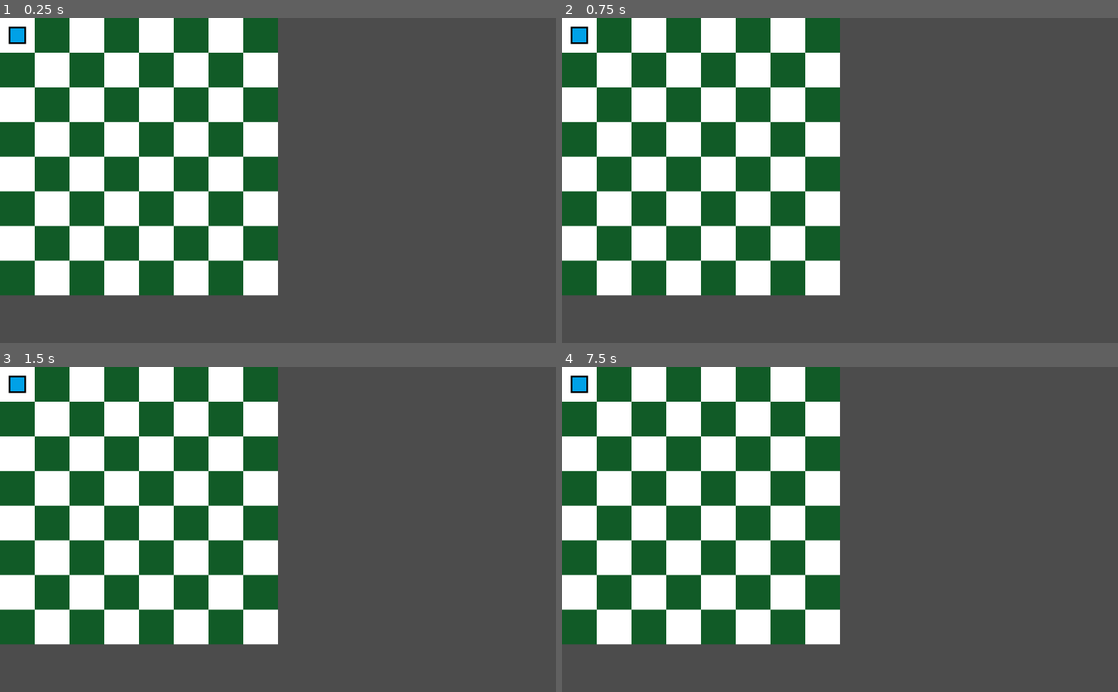
Above: before the commit, frames 1-4 (two rows, left to right).
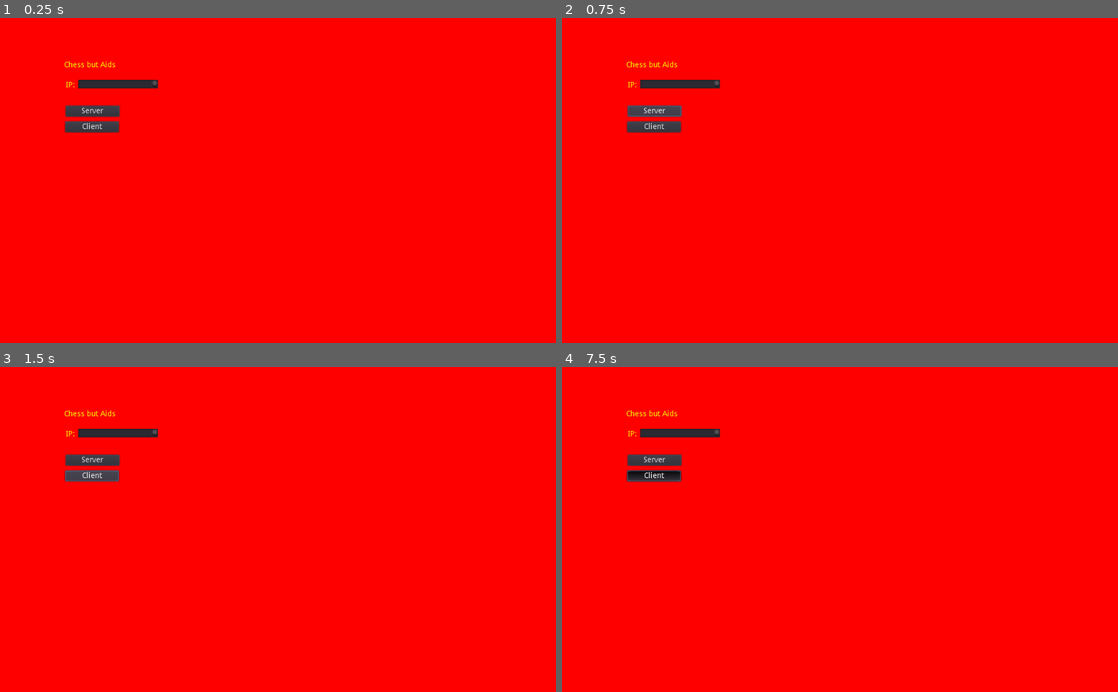
Above: after the commit, the same moments.

Repository: Dominik1409/CBA
Game: Godot game, scene res://Scenes/Menu.tscn
The game is run twice, just before and just after one commit, with the same random seed, the same clock (stepped at 60 frames per second) and the same inputs. Before the commit the project starts from res://Scenes/Board.tscn.
Inputs (mouse positions are in pixels of both pictures, inside the frame that each line leads up to):
- Up to frame 1 (0.25 s): no input
- Up to frame 2 (0.75 s): click (656, 112) at 0.5 s, where only the run after the commit has a clickable "Server"
- Up to frame 3 (1.5 s): click (94, 477) at 1.25 s, where only the run after the commit has a clickable "Client"
- Up to frame 4 (7.5 s): click (656, 477) at 2 s, where only the run after the commit has a clickable "Client"; click (656, 477) at 2.75 s, where only the run after the commit has a clickable "Client"; tap Enter at 3.5, 5, 6.5 s; move the mouse to (962, 513) at 3.52 s; click (962, 513) at 3.67 s; tap Space at 4.25, 5.75, 7.25 s; move the mouse to (728, 545) at 4.27 s; click (728, 545) at 4.42 s; move the mouse to (895, 458) at 5.02 s; click (895, 458) at 5.17 s; move the mouse to (812, 594) at 5.77 s; click (812, 594) at 5.92 s; move the mouse to (1006, 578) at 6.52 s; click (1006, 578) at 6.67 s; move the mouse to (673, 480) at 7.27 s; click (673, 480) at 7.42 s

The runs differ from the first frame. In frame 1, 100% of the frame differs, in the area x 0-100%, y 0-100%; in frame 2, 100%; in frame 3, 100%; in frame 4, 100%.
Error after the commit: Parse Error: Variable "IP" shadows a native class. (res://Scenes/Menu.gd:5)

Commit message:
Add files via upload
-Added Menu
-Added Network Connect
-Board now resizes to fit size

Diff:
--- a/chess but aids/Scenes/Board.gd
+++ b/chess but aids/Scenes/Board.gd
@@ -1,9 +1,9 @@
 extends Sprite
 
-var Size = 64
+var Size = 32
 
-var OffsetX = -16
-var OffsetY = -16
+var OffsetX = + Size * 0.5
+var OffsetY = + Size * 0.5
 
 var Test_Piece = preload("res://Scenes/Piece_test.tscn")
 
@@ -19,6 +19,8 @@
 
 	var Current
 
+	var ScalingFactor = Size / 32
+
 	for x in range(8):
 		for y in range(8):
 			if (x % 2 == 0 and y % 2 == 0) or (x % 2 != 0 and y % 2 != 0):
@@ -26,40 +28,9 @@
 			else:
 				Current = Sprites[1].instance()
 			Current.position = Vector2(Size + OffsetX + x*Size,Size + OffsetY + y*Size)
+			Current.set_scale(Vector2(ScalingFactor,ScalingFactor))
 			self.add_child(Current)
 			Squares.append(Current)
 
 	var TP = Test_Piece.instance()
 	add_child(TP)
-
-func CreateBoardSprites():
-	var Sprites = []
-
-	var BlackImage = Image.new()
-	var WhiteImage = Image.new()
-
-	BlackImage.create(Size,Size,false,Image.FORMAT_RGBA8)
-	WhiteImage.create(Size,Size,false,Image.FORMAT_RGBA8)
-
-	BlackImage.lock()
-	BlackImage.fill(Color.darkgray)
-	BlackImage.unlock()
-
-	WhiteImage.lock()
-	WhiteImage.fill(Color.white)
-	WhiteImage.unlock()
-
-	var BlackTexture = ImageTexture.new()
-	var WhiteTexture = ImageTexture.new()
-
-	BlackTexture.create_from_image(BlackImage,0)
-	WhiteTexture.create_from_image(WhiteImage,0)
-
-	var BlackSprite = Sprite.new()
-	BlackSprite.texture = BlackTexture
-
-	var WhiteSprite = Sprite.new()
-	WhiteSprite.texture = WhiteTexture
-	Sprites.append(WhiteSprite)
-	Sprites.append(BlackSprite)
-	pass
--- a/chess but aids/Scenes/Board.tscn
+++ b/chess but aids/Scenes/Board.tscn
@@ -10,3 +10,10 @@
 
 [node name="Board" type="Sprite" parent="."]
 script = ExtResource( 1 )
+
+[node name="Button" type="Button" parent="."]
+margin_left = 879.814
+margin_top = 69.9143
+margin_right = 921.814
+margin_bottom = 89.9143
+text = "Back"
--- /dev/null
+++ b/chess but aids/Scenes/Menu.gd
@@ -0,0 +1,34 @@
+extends Node2D
+
+var Board = preload("res://Scenes/Board.tscn")
+
+var IP
+
+func Back():
+	get_tree().change_scene("res://Scenes/Menu.tscn")
+
+func _on_Client_pressed():
+	IP = get_node("MenuObjects/IP").text
+	get_node("MenuObjects").free()
+	self.add_child( Board.instance() )
+	get_tree().connect("network_peer_connected", self, "_player_connected")
+	var Client = NetworkedMultiplayerENet.new()
+	Client.create_client(IP,8080)
+	#print(IP)
+	get_tree().set_network_peer(Client)
+	get_node("Node2D/Button").connect("pressed",self,"Back")
+
+func _on_Server_pressed():
+	get_node("MenuObjects").free()
+	self.add_child( Board.instance() )
+	get_tree().connect("network_peer_connected", self, "_player_connected")
+	var Serv = NetworkedMultiplayerENet.new()
+	Serv.create_server(8080,1)
+	get_tree().set_network_peer(Serv)
+	get_node("Node2D/Button").connect("pressed",self,"Back")
+
+remote func MovePiece(Position):
+	print(str(Position))
+
+func _player_connected(id):
+	print("Connection")
--- /dev/null
+++ b/chess but aids/Scenes/Menu.tscn
@@ -0,0 +1,53 @@
+[gd_scene load_steps=2 format=2]
+
+[ext_resource path="res://Scenes/Menu.gd" type="Script" id=1]
+
+[node name="Menu" type="Node2D"]
+script = ExtResource( 1 )
+
+[node name="MenuObjects" type="Node" parent="."]
+
+[node name="ColorRect" type="ColorRect" parent="MenuObjects"]
+margin_right = 1024.0
+margin_bottom = 600.0
+color = Color( 1, 0, 0, 1 )
+
+[node name="Title" type="RichTextLabel" parent="MenuObjects"]
+margin_left = 118.1
+margin_top = 80.0
+margin_right = 902.1
+margin_bottom = 520.0
+custom_colors/default_color = Color( 0.945098, 1, 0, 1 )
+text = "Chess but Aids"
+
+[node name="Server" type="Button" parent="MenuObjects"]
+margin_left = 121.339
+margin_top = 161.96
+margin_right = 220.339
+margin_bottom = 181.96
+rect_pivot_offset = Vector2( 67.7107, 26.49 )
+text = "Server"
+
+[node name="Client" type="Button" parent="MenuObjects"]
+margin_left = 119.625
+margin_top = 191.111
+margin_right = 218.625
+margin_bottom = 211.111
+rect_pivot_offset = Vector2( 67.7107, 26.49 )
+text = "Client"
+
+[node name="IP" type="TextEdit" parent="MenuObjects"]
+margin_left = 143.95
+margin_top = 114.05
+margin_right = 290.95
+margin_bottom = 130.05
+
+[node name="Label" type="Label" parent="MenuObjects"]
+margin_left = 120.65
+margin_top = 116.85
+margin_right = 160.65
+margin_bottom = 130.85
+custom_colors/font_color = Color( 1, 0.890196, 0, 1 )
+text = "IP:"
+[connection signal="pressed" from="MenuObjects/Server" to="." method="_on_Server_pressed"]
+[connection signal="pressed" from="MenuObjects/Client" to="." method="_on_Client_pressed"]
--- a/chess but aids/project.godot
+++ b/chess but aids/project.godot
@@ -16,7 +16,7 @@
 [application]
 
 config/name="Chess but aids"
-run/main_scene="res://Scenes/Board.tscn"
+run/main_scene="res://Scenes/Menu.tscn"
 config/icon="res://icon.png"
 
 [rendering]
